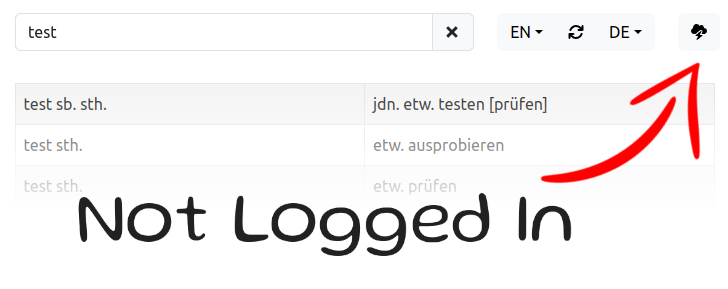
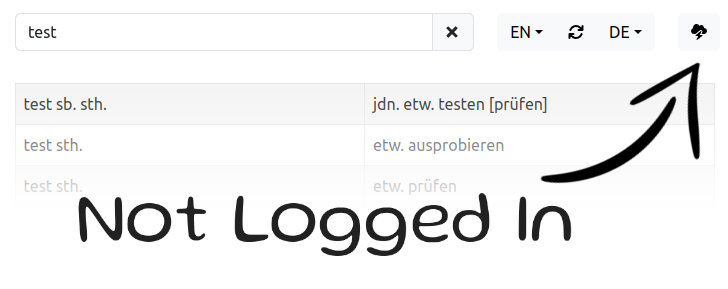
Revision of a layered (728, 289) image; what changed, layer by layer:
added layer "red-arrow-png-36956.png copy" above "red-arrow-png-36956.png" over (540, 62, 701, 184)
hid "red-arrow-png-36956.png" over (540, 62, 701, 184)
